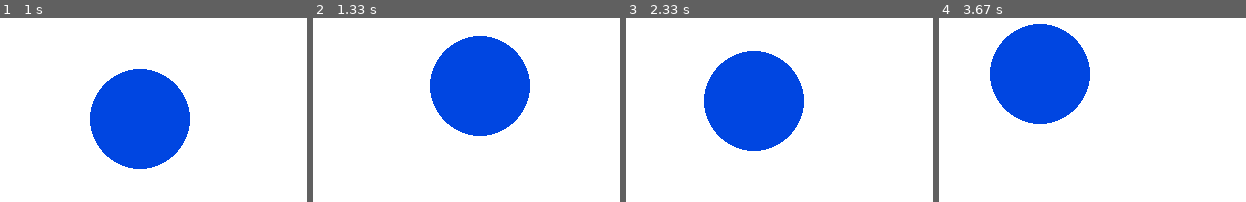
Above: before the commit, frames 1-4 (left to right).
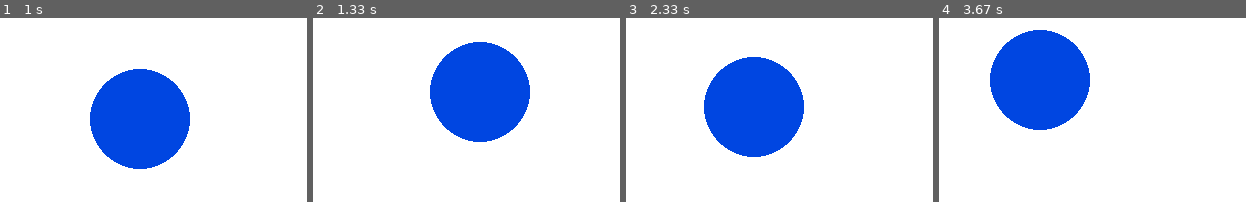
Above: after the commit, the same moments.

Repository: snooker84/test_2020
Game: pygame game, started from lab3/pygame_events.py
Same seed, same stepped clock (60 frames per second), same inputs: the game is played once before the commit and once after it.
Inputs:
- Up to frame 1 (1 s): hold Right 0.33-0.8 s; hold Up from 0.83 s (still down)
- Up to frame 2 (1.33 s): release Up at 1.13 s; hold Right from 1.17 s (still down)
- Up to frame 3 (2.33 s): release Right at 1.63 s; hold Left 1.67-2.2 s; hold Down from 2.23 s (still down)
- Up to frame 4 (3.67 s): release Down at 2.53 s; hold Left 2.57-2.97 s; hold Up 3-3.37 s; hold Right from 3.4 s (still down)

Frame 1 is identical in both runs. In frame 2, 2.1% of the frame differs, in the area x 38-71%, y 9-68%; in frame 3, 2.1%; in frame 4, 2.1%.

Commit message:
pygame_events.py

Diff:
--- a/lab3/pygame_events.py
+++ b/lab3/pygame_events.py
@@ -37,7 +37,7 @@
                 motion = DOWN
         elif i.type == pygame.KEYUP:
             if i.key in [pygame.K_LEFT,
-                         pygame.K_RIGHT]:
+                         pygame.K_RIGHT, pygame.K_UP, pygame.K_DOWN]:
                 motion = STOP
 
     sc.fill(WHITE)
